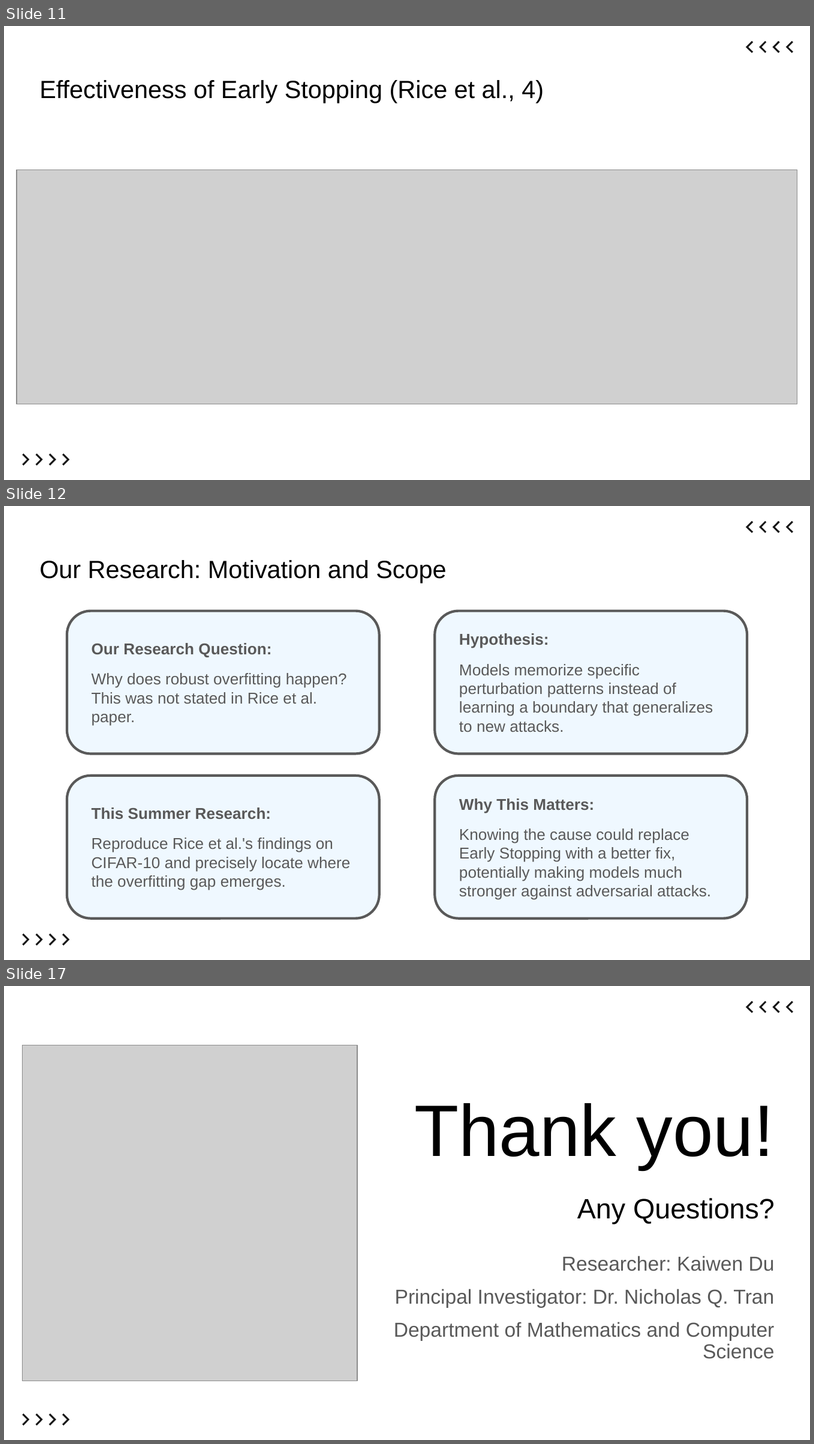
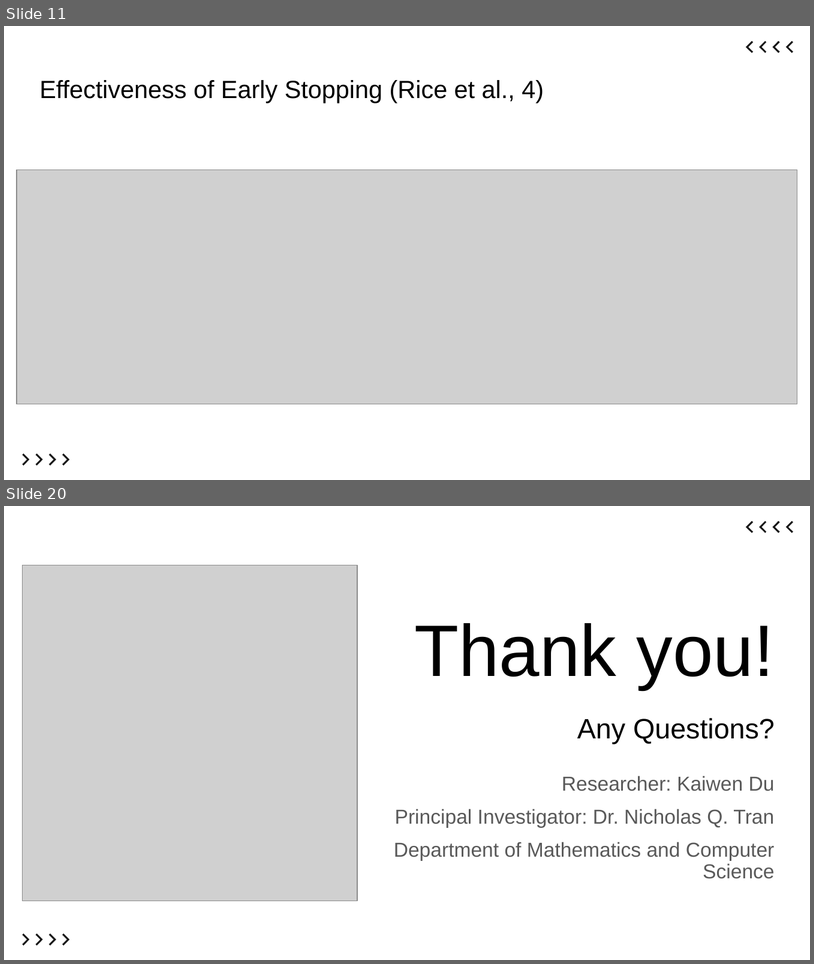
Before and after one commit to ItsKaiwenDu/Robust-Overfitting, a slide deck: report/slides.pptx. Shown one above the other, each under a label of ours: slides 11, 12 and 17 before the commit, slides 11 and 20 after it; the slides between them are not shown. The pictures are 814x1444 and 814x964 pixels, drawn with LibreOffice and Linux fonts; fonts in the diff are those of the drawing; grey boxes stand for pictures. Boxes give left, top, right and bottom in pixels: in the first picture for what was removed or moved away, otherwise in the second. Text is boxed around its words. In the diff, an @@ line names an element or a change of style, - is before the commit and + after.

```diff
--- a/report/slides.pptx
+++ b/report/slides.pptx
@@ slide 12 removed at (x1=4, y1=506, x2=810, y2=960), background #FFFFFF @@
@@ group removed at (x1=746, y1=520, x2=794, y2=532): 4 freeform shapes @@
@@ title removed at (x1=39, y1=560, x2=446, y2=583) @@
-Our Research: Motivation and Scope
@@ rounded rectangle removed at (x1=67, y1=611, x2=380, y2=754) @@
@@ rounded rectangle removed at (x1=435, y1=611, x2=747, y2=754) @@
@@ text removed at (x1=92, y1=643, x2=347, y2=726) @@
-Our Research Question:
-Why does robust overfitting happen? This was not stated in Rice et al. paper.
@@ text removed at (x1=459, y1=633, x2=713, y2=732) @@
-Hypothesis:
-Models memorize specific perturbation patterns instead of learning a boundary that generalizes to new attacks.
@@ rounded rectangle removed at (x1=67, y1=775, x2=380, y2=918) @@
@@ rounded rectangle removed at (x1=435, y1=775, x2=747, y2=918) @@
@@ text removed at (x1=92, y1=807, x2=350, y2=890) @@
-This Summer Research:
-Reproduce Rice et al.'s findings on CIFAR-10 and precisely locate where the overfitting gap emerges.
@@ text removed at (x1=459, y1=798, x2=711, y2=900) @@
-Why This Matters:
-Knowing the cause could replace Early Stopping with a better fix, potentially making models much stronger against adversarial attacks.
@@ group removed at (x1=23, y1=933, x2=69, y2=945): 4 freeform shapes @@
@@ what was slide 17 is now slide 20 @@
```
Also in this commit, not shown: 2 slides changed, 6 slides added, 2 other slides removed.
